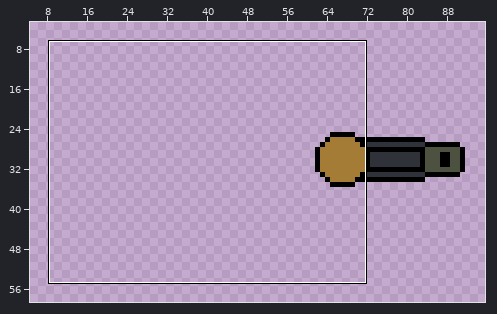
File history of a sprite sheet, images/mp412_hold.png. Above: a wide view before the commit, with the close-up outlined.
Close-up. First the earlier version:
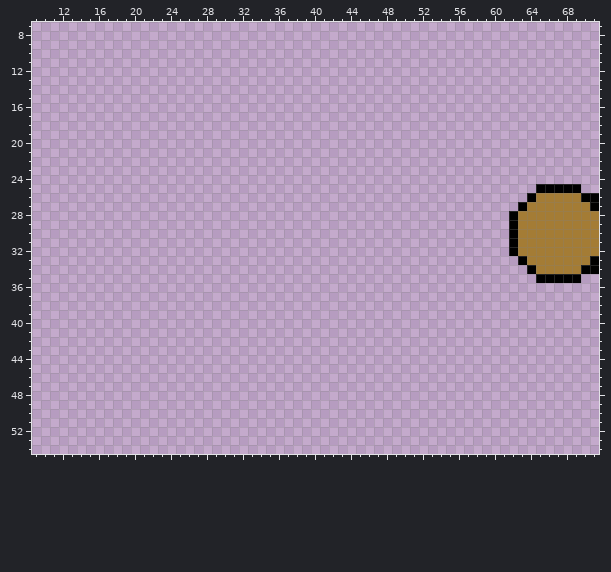
The file is 128x64 pixels. Shown: x 9..71, y 7..54. The old version is drawn lined up with the new one. The wide view leaves out empty margins.
After the commit:
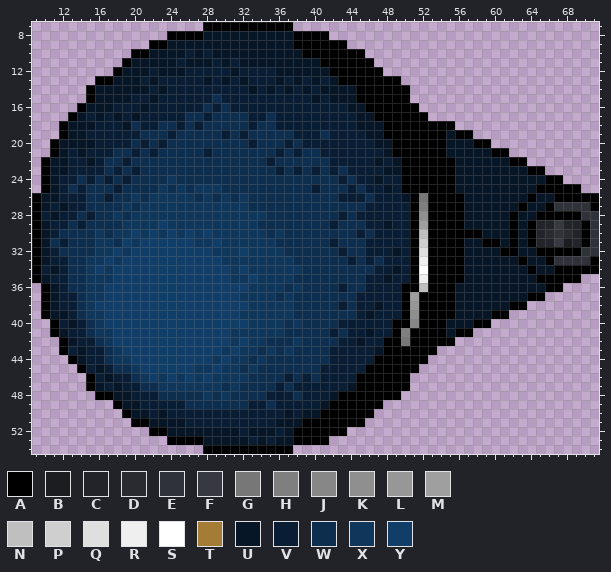
Palette (. is transparent): A #000000  B #1b1d21  C #222429  D #292b31  E #303239  F #373941  G #777777  H #7f7f7f  J #878787  K #8f8f8f  L #979797  M #9f9f9f  N #bfbfbf  P #cfcfcf  Q #dfdfdf  R #efefef  S #ffffff  T #a47c35  U #071627  V #091e34  W #0d2e4e  X #0f365b  Y #113e68
Change:
whole drawing moved by +4,-1 (the old picture is shown already moved)
@@ x 9..71 @@
- 7 ...............................................................
- 8 ...............................................................
- 9 ...............................................................
-10 ...............................................................
-11 ...............................................................
-12 ...............................................................
-13 ...............................................................
-14 ...............................................................
-15 ...............................................................
-16 ...............................................................
-17 ...............................................................
-18 ...............................................................
-19 ...............................................................
-20 ...............................................................
-21 ...............................................................
-22 ...............................................................
-23 ...............................................................
-24 ...............................................................
-25 ........................................................AAAAA..
-26 .......................................................ATTTTTAA
-27 ......................................................ATTTTTTTA
-28 .....................................................ATTTTTTTTT
-29 .....................................................ATTTTTTTTT
-30 .....................................................ATTTTTTTTT
-31 .....................................................ATTTTTTTTT
-32 .....................................................ATTTTTTTTT
-33 ......................................................ATTTTTTTA
-34 .......................................................ATTTTTAA
-35 ........................................................AAAAA..
-36 ...............................................................
-37 ...............................................................
-38 ...............................................................
-39 ...............................................................
-40 ...............................................................
-41 ...............................................................
-42 ...............................................................
-43 ...............................................................
-44 ...............................................................
-45 ...............................................................
-46 ...............................................................
-47 ...............................................................
-48 ...............................................................
-49 ...............................................................
-50 ...............................................................
-51 ...............................................................
-52 ...............................................................
-53 ...............................................................
-54 ...............................................................
+ 7 ...................AAAAAAAAAA..................................
+ 8 ...............AAAAUUUUUUUUUUAAAA..............................
+ 9 .............AAUUUUUUUUUUUUUUAAAAAA............................
+10 ...........AAUUUUVUVUUUUUUUUUUAAAAAAA..........................
+11 ..........AUUUUUVUUUVUVUUUUUUUUUAAAAAA.........................
+12 .........AUUUVUUUVVVVVUVVVVUUUUUUAAAAAA........................
+13 .......AAUUUVUVVVVVUVUVUVVVUVUVUVUAAAAAAA......................
+14 ......AUUUUUUVUVVVVVVVVVUVUVUVUVUUUUAAAAAA.....................
+15 ......AUUUUVVUVVVVVVWVVVVVVVVVVUVUUUAAAAAA.....................
+16 .....AUUUVVVUVVVVVVWVWVVVVVVVVVVVVVUUAAAAAA....................
+17 ....AUVUVUVUVVVVVWWVWWWWVVWVVVVVVVVVUUAAAAAA...................
+18 ...AUUUVVVUWVVWWVWVWWWWWVWWVVVVVVVVVUUUAAAAAAAA................
+19 ...AUUVVVVVVWWWVWWWWWVWVWWWWWVVVWVVVVUUAAAAAAAUAA..............
+20 ..AUUUUVVVVWVWVWWWWWWWWWVWWWVWVVVVVVVVUUAAAAAAUUUAA............
+21 ..AUVUVVVWWVWVWWWWWVWWWWWWWVWVWWVVVVVVVUAAAAAAUUUUUAA..........
+22 .AUUVVUVWWVWWWWWWWWWWWWWWWVWWWWWWVVVVVUVUAAAAAAUUUUUUAA........
+23 .AUUVVVVWVWVWWWWWWWWWWWWWWWVWVWVWVWVVVVUUAAAAAAUUUUUUUUAA......
+24 .AUVVWVWVWVWWWWXWWWWWWWWWWWWWWWWWWVWVVUVVAAAAAAUUUUUUUUUUAA....
+25 .AUVWVWWWVWWWWXWXWXXXWWWWWWWWWWVWWWVWVVUVAAAAAAUUUUUUUUUAAAAA..
+26 AUUVVVWWVWWXWXXXXXWXWXWXWWWWWWWWWWVVVWVVVUAGAAAAUUUUUUUAUUAAAAA
+27 AUVUVVWWWWXWXXXXXXXXXXXXWWWWWWWWWWWWWVVVVVAHAAAAUUUUUUAUUAEEEEA
+28 AVUVVWVWWXWXXXXXXXXXXXXXXXWWWWWWWWVWVVVVVVAKAAAAUUUUUAUUAAAAAEE
+29 AUVVWVWWWWXXXXYXXXXXXXXXXWWWWWWWWVWWWVVUVVAMAAAAUUUUUAUACCFCCAE
+30 AUVWWWWXWXXYXYXYXYXYXXXXXXWXWWWWWWWWVWVVVVANAAAAAAUUUAUACDEDCAE
+31 AUWVWWWXXWYXYYYYYYXXYXXXXXXWWWWWWVWWWVVVVVAPAAAAUUAAUAUACCFBCAE
+32 AUVWWWWXXYXYYYYYYYYYXXXYXXXXWWWWWWVWWVVVUVAQAAAAUUUUAAUUAAAAAEE
+33 AUVVWWXXYXYYYYYYYYYYYXXXXXXXXWWWWWWVWVWVVVARAAAAUUUUUUAUUAEEEEA
+34 AVUVWWXYXYYYYYYYYYYYYYXYXXXXXXWWWWWWWWVVUVASAAAAUUUUUUUAUUAAAAA
+35 AUVVWWXXXYYYYYYYYYYYYYXXYXXXXWWWWWWWWVVUVVARAAAAUUUUUUUUAAAAA..
+36 .AUVWWXXYYYYYYYYYYYYYYYYXXXXWXWWWWVWWVVVVAANAAAUUUUUUUUUUAA....
+37 .AUVVWXXYYYYYYYYYYYYYYYXXXXWXWWWWWWWVVVVVAMAAAAUUUUUUUUAA......
+38 .AUVVWXYYYYYYYYYYYYYYYYYXXXXXWWWWWVWVVUVVALAAAAUUUUUUAA........
+39 .AUUVWXXYYYYYYYYYYYYYYYXXXXXXWWWWWWWVUVVVAKAAAAUUUUAA..........
+40 ..AVUVWXYYYYYYYYYYYYYYYYXXXXWXWWWWVVVVVVAAJAAAUUUAA............
+41 ..AUVVWXXYYYYYYYYYYYYYXXXXXXWWWWWVWVVUVVAHAAAAUAA..............
+42 ...AUVVWXYYYYYYYYYYYYYXYXXWWWXWWWWVVUVVAAGAAAAA................
+43 ...AVUVVWXYYYYYYYYYYYXYXXWXWXWWWWVVVVVUAAAAAA..................
+44 ....AUVVWXXYYYYYYYYYXYXXWXWWWWWWWVVVVVAAAAAA...................
+45 .....AVUVWWXYYYYYYXXYXXWXWWWWWWWVVVVVAAAAAA....................
+46 ......AVUVVWXYXYXYXYXXXXWWWWVWVWVVVVAAAAAA.....................
+47 ......AUVUVVWWXXXXXXXWXWWWWVWVVVVVVUAAAAAA.....................
+48 .......AAUUVVVWWWWWXWXWWWWVVVWVVVUAAAAAAA......................
+49 .........AUUVVVVVWWWWWWWVVWVVVVVUAAAAAA........................
+50 ..........AUUVUVVVVVVVVVVVVVUVUUAAAAAA.........................
+51 ...........AAUUUUVVVVVVVVVVUUUAAAAAAA..........................
+52 .............AAUUUUUUUUVUUUVUAAAAAA............................
+53 ...............AAAAUUUUUVUVUUAAAA..............................
+54 ...................AAAAAAAAAA..................................
